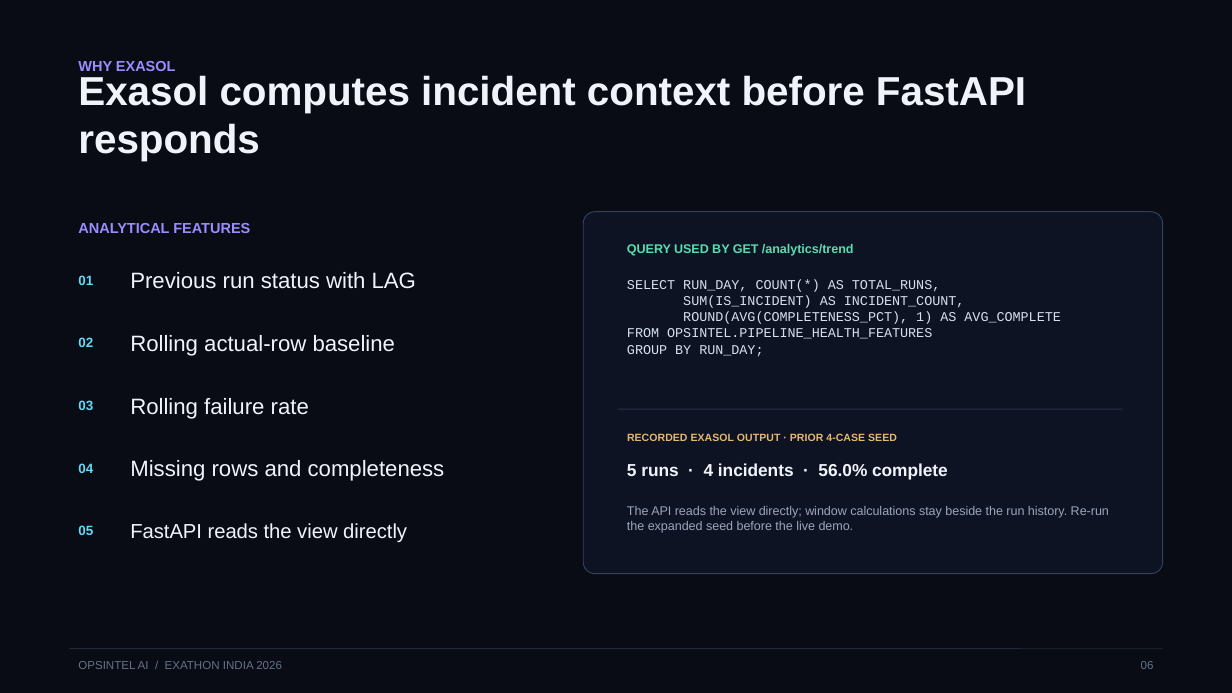
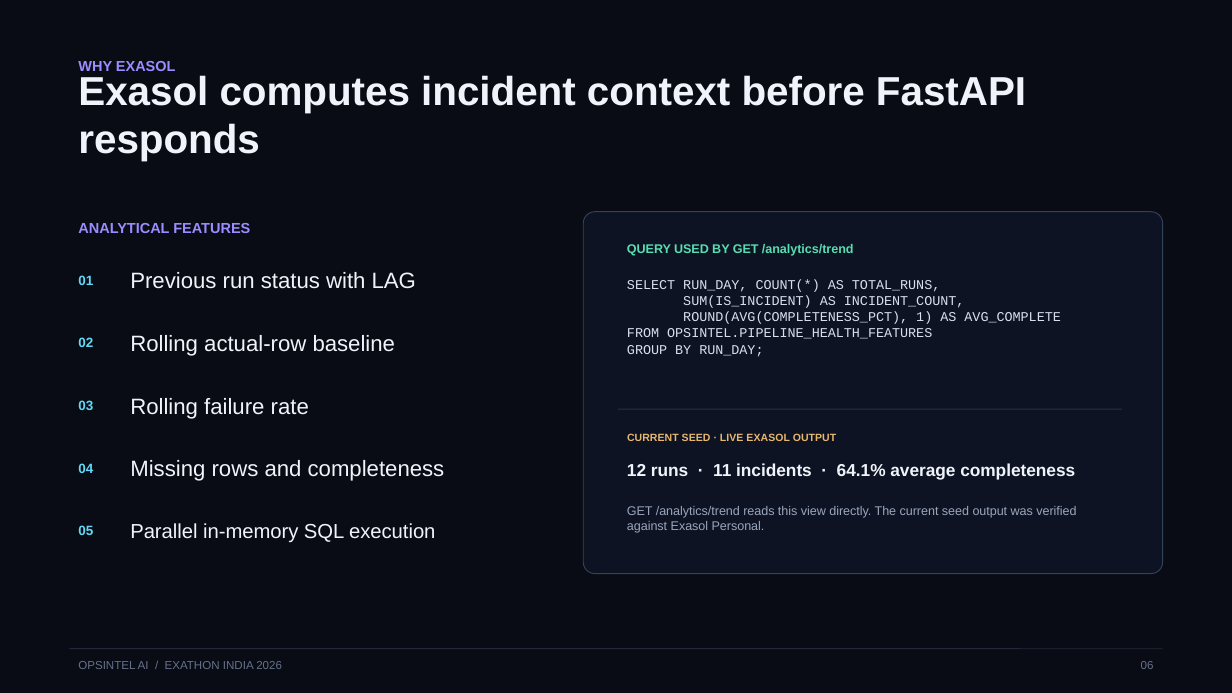
Before and after one commit to Anafa-thabassum/opsintel-ai, a slide deck: slide 6 of submission/opsintel-ai-pitch-deck.pptx. Drawn at 1232x693 pixels with LibreOffice and Linux fonts; fonts in the diff are those of the drawing. Boxes give left, top, right and bottom in pixels: in the first picture for what was removed or moved away, otherwise in the second. Text is boxed around its words. In the diff, an @@ line names an element or a change of style, - is before the commit and + after.

Commit message:
Strengthen Exasol proof and investigation UX

```diff
--- a/submission/opsintel-ai-pitch-deck.pptx
+++ b/submission/opsintel-ai-pitch-deck.pptx
@@ text at (x1=627, y1=433, x2=837, y2=441): text changed @@
-RECORDED EXASOL OUTPUT · PRIOR 4-CASE SEED
+CURRENT SEED · LIVE EXASOL OUTPUT
@@ text at (x1=627, y1=463, x2=1075, y2=479): text changed @@
-5 runs · 4 incidents · 56.0% complete
+12 runs · 11 incidents · 64.1% average completeness
@@ text at (x1=627, y1=506, x2=1076, y2=533): text changed @@
-The API reads the view directly; window calculations stay beside the run history. Re-run the expanded seed before the live demo.
+GET /analytics/trend reads this view directly. The current seed output was verified against Exasol Personal.
@@ text at (x1=130, y1=523, x2=435, y2=542): text changed @@
-FastAPI reads the view directly
+Parallel in-memory SQL execution
```
Also in this commit, not shown: 7 other slides changed, 25 other files.
